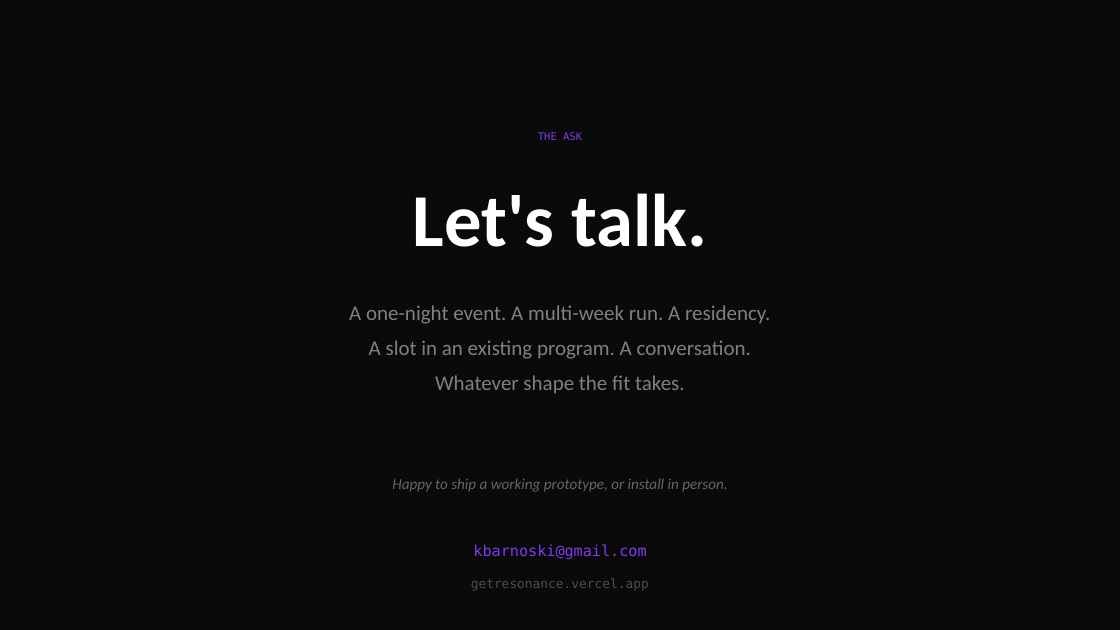
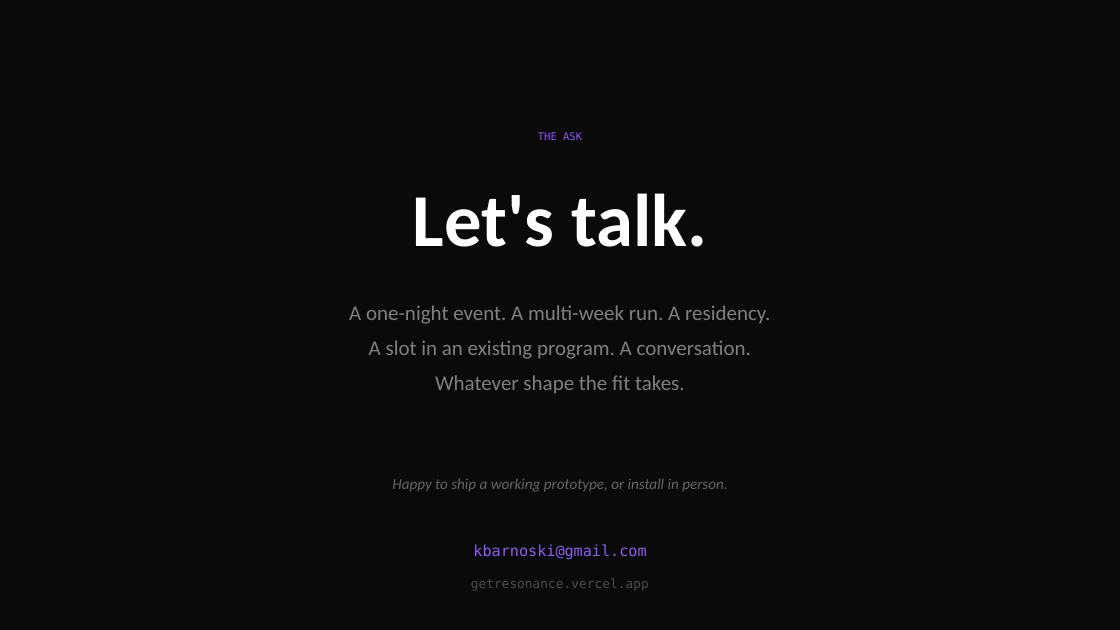
Before and after one commit to kbarnoski/resonance, a slide deck: slide 11 of docs/Resonance-Installation-Deck.pptx. Drawn at 1120x630 pixels with LibreOffice and Linux fonts; fonts in the diff are those of the drawing. Boxes give left, top, right and bottom in pixels: in the first picture for what was removed or moved away, otherwise in the second. Text is boxed around its words. In the diff, an @@ line names an element or a change of style, - is before the commit and + after.

```diff
--- a/docs/Resonance-Installation-Deck.pptx
+++ b/docs/Resonance-Installation-Deck.pptx
@@ text "THE ASK" at bbox=[538, 132, 582, 140]: text colour #7C3AED to #8B5CF6 @@
@@ text "kbarnoski@gmail.com" at bbox=[473, 544, 646, 560]: text colour #7C3AED to #8B5CF6 @@
```
Also in this commit, not shown: 9 other slides changed, 9 other files.
